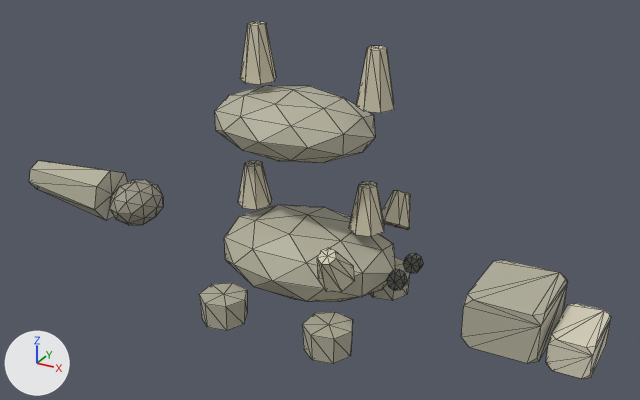
The glTF model public/studio/v2.15.0/d_ankylosaurus/model.glb as it was, and as the next commit left it.
Before and after are seen from a 50 mm camera at (5.76, -10.11, 6.83) aimed at (0.12, 0.15, 1.7). The lights are fixed; the arrows at lower left show +X, +Y and +Z. The first picture is the older version. Mesh edges are drawn as thin lines. Where no turn or scale is listed for an object, it has been applied to the vertices.

In view in the first picture: 'part0', 'part1', 'part10', 'part11', 'part12', 'part13', 'part15', 'part17', 'part2', 'part3', 'part6', 'part7', 'part8' and 4 more.
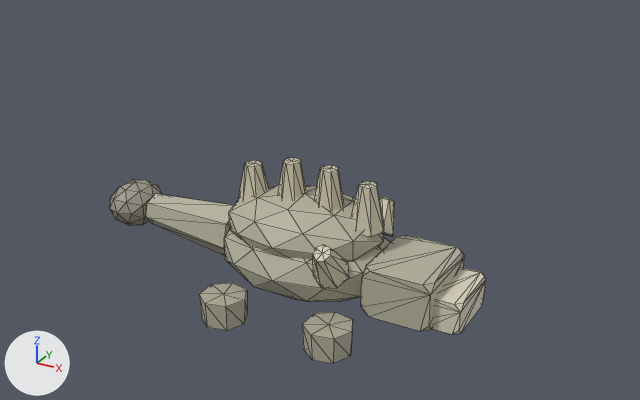
Where the change shows, as pixel boxes [x1, y1, x2, y2] in the pictures (640 x 400 px):
```json
{"object": "part1", "change": "moved", "before": [215, 85, 375, 163], "after": [229, 185, 383, 261]}
{"object": "part2", "change": "moved", "before": [461, 260, 567, 363], "after": [361, 235, 465, 331]}
{"object": "part12", "change": "moved", "before": [29, 160, 127, 221], "after": [146, 193, 234, 256]}
{"object": "part3", "change": "moved", "before": [546, 303, 611, 379], "after": [432, 267, 486, 335]}
{"object": "part7", "change": "moved", "before": [356, 46, 394, 113], "after": [315, 165, 344, 210]}
{"object": "part8", "change": "moved", "before": [240, 21, 276, 84], "after": [278, 158, 306, 198]}
{"object": "part10", "change": "moved", "before": [382, 190, 410, 230], "after": [379, 197, 394, 237]}
```

Edits to the scene script, one JSON object a line:
```json
{"block": "me_geometry_1", "where": "# used by ob_part1; location = (0.0, 0.0, 0.0)"}
{"op": "remove", "block": "me_geometry_1", "code": "me_geometry_1.from_pydata(...)  # 42 vertices, 80 faces; spans x -1.47..1.03, y -0.9..0.9, z 2.38..3.33"}
{"op": "add", "block": "me_geometry_1", "code": "me_geometry_1.from_pydata(...)  # 42 vertices, 80 faces; spans x -1.3..1.2, y -0.9..0.9, z 0.88..1.83"}
{"block": "me_geometry_1", "change": "me_geometry_1 part 1: the whole mesh is moved by (0.17, 0.0, -1.51)"}
{"block": "me_geometry_2", "where": "# used by ob_part2; location = (0.0, 0.0, 0.0)"}
{"op": "remove", "block": "me_geometry_2", "code": "me_geometry_2.from_pydata(...)  # 24 vertices, 44 faces; spans x 2.628..3.628, y -0.625..0.625, z 0.476..1.176"}
{"op": "add", "block": "me_geometry_2", "code": "me_geometry_2.from_pydata(...)  # 24 vertices, 44 faces; spans x 1.18..2.18, y -0.625..0.625, z 0.51..1.21"}
{"block": "me_geometry_2", "change": "me_geometry_2 part 2: the whole mesh is moved by (-1.448, 0.0, 0.034)"}
{"block": "me_geometry_3", "where": "# used by ob_part3; location = (0.0, 0.0, 0.0)"}
{"op": "remove", "block": "me_geometry_3", "code": "me_geometry_3.from_pydata(...)  # 24 vertices, 44 faces; spans x 3.713..4.263, y -0.5..0.5, z 0.39..0.85"}
{"op": "add", "block": "me_geometry_3", "code": "me_geometry_3.from_pydata(...)  # 24 vertices, 44 faces; spans x 2.005..2.555, y -0.5..0.5, z 0.51..0.97"}
{"block": "me_geometry_3", "change": "me_geometry_3 part 3: the whole mesh is moved by (-1.708, 0.0, 0.12)"}
{"block": "me_geometry_7", "where": "# used by ob_part7; location = (0.0, 0.0, 0.0)"}
{"op": "remove", "block": "me_geometry_7", "code": "me_geometry_7.from_pydata(...)  # 16 vertices, 28 faces; spans x 0.802..1.296, y -0.253..0.253, z 3.282..4.062"}
{"op": "add", "block": "me_geometry_7", "code": "me_geometry_7.from_pydata(...)  # 16 vertices, 28 faces; spans x 0.116..0.61, y -0.253..0.253, z 1.5..2.28"}
{"block": "me_geometry_7", "change": "me_geometry_7 part 4: the whole mesh is moved by (-0.686, 0.0, -1.782)"}
{"block": "me_geometry_8", "where": "# used by ob_part8; location = (0.0, 0.0, 0.0)"}
{"op": "remove", "block": "me_geometry_8", "code": "me_geometry_8.from_pydata(...)  # 16 vertices, 28 faces; spans x -1.008..-0.514, y -0.253..0.253, z 3.404..4.184"}
{"op": "add", "block": "me_geometry_8", "code": "me_geometry_8.from_pydata(...)  # 16 vertices, 28 faces; spans x -0.484..0.01, y -0.253..0.253, z 1.5..2.28"}
{"block": "me_geometry_8", "change": "me_geometry_8 part 5: the whole mesh is moved by (0.524, 0.0, -1.904)"}
{"block": "me_geometry_10", "where": "# used by ob_part10; location = (0.0, 0.0, 0.0)"}
{"op": "remove", "block": "me_geometry_10", "code": "me_geometry_10.from_pydata(...)  # 16 vertices, 28 faces; spans x 0.718..1.212, y 0.692..1.288, z 1.039..1.67"}
{"op": "add", "block": "me_geometry_10", "code": "me_geometry_10.from_pydata(...)  # 16 vertices, 28 faces; spans x 0.546..1.04, y 0.509..1.105, z 0.959..1.59"}
{"block": "me_geometry_10", "change": "me_geometry_10 part 6: the whole mesh is moved by (-0.172, -0.183, -0.079)"}
{"block": "me_geometry_12", "where": "# used by ob_part12; location = (0.0, 0.0, 0.0)"}
{"op": "remove", "block": "me_geometry_12", "code": "me_geometry_12.from_pydata(...)  # 16 vertices, 28 faces; spans x -5.31..-3.69, y -0.43..0.43, z 0.65..1.48"}
{"op": "add", "block": "me_geometry_12", "code": "me_geometry_12.from_pydata(...)  # 16 vertices, 28 faces; spans x -2.81..-1.19, y -0.43..0.43, z 0.55..1.39"}
{"block": "me_geometry_12", "change": "me_geometry_12 part 7: the whole mesh is moved by (2.5, 0.0, -0.09)"}
```
